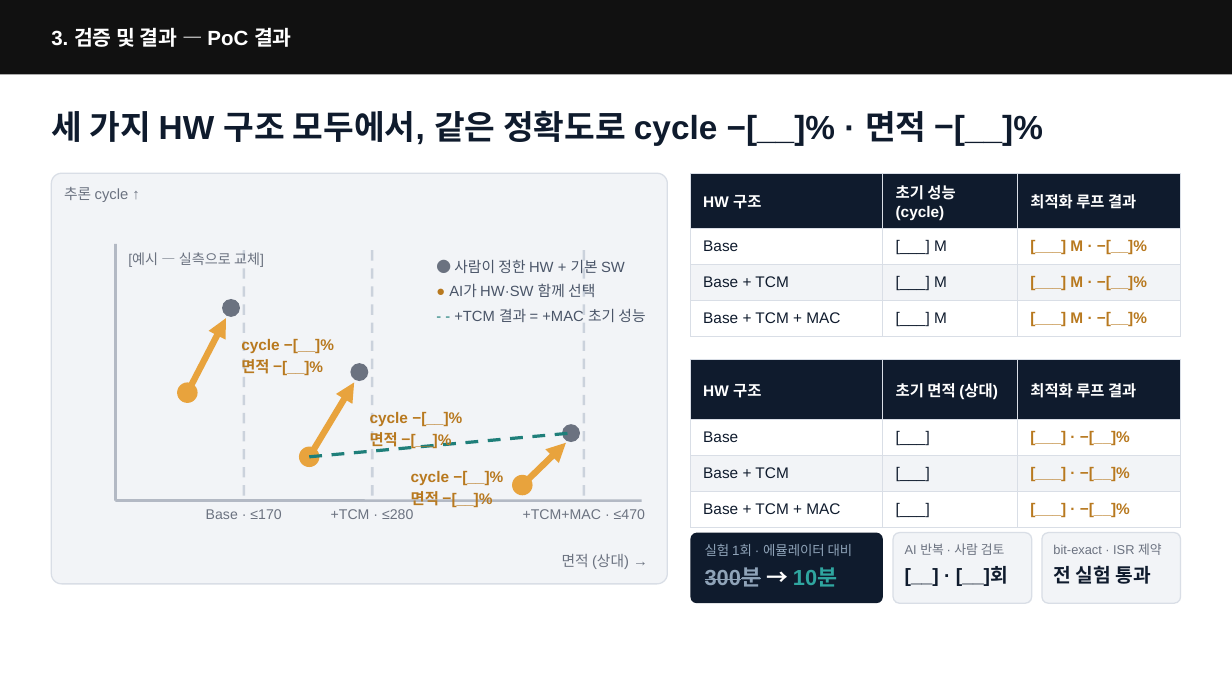
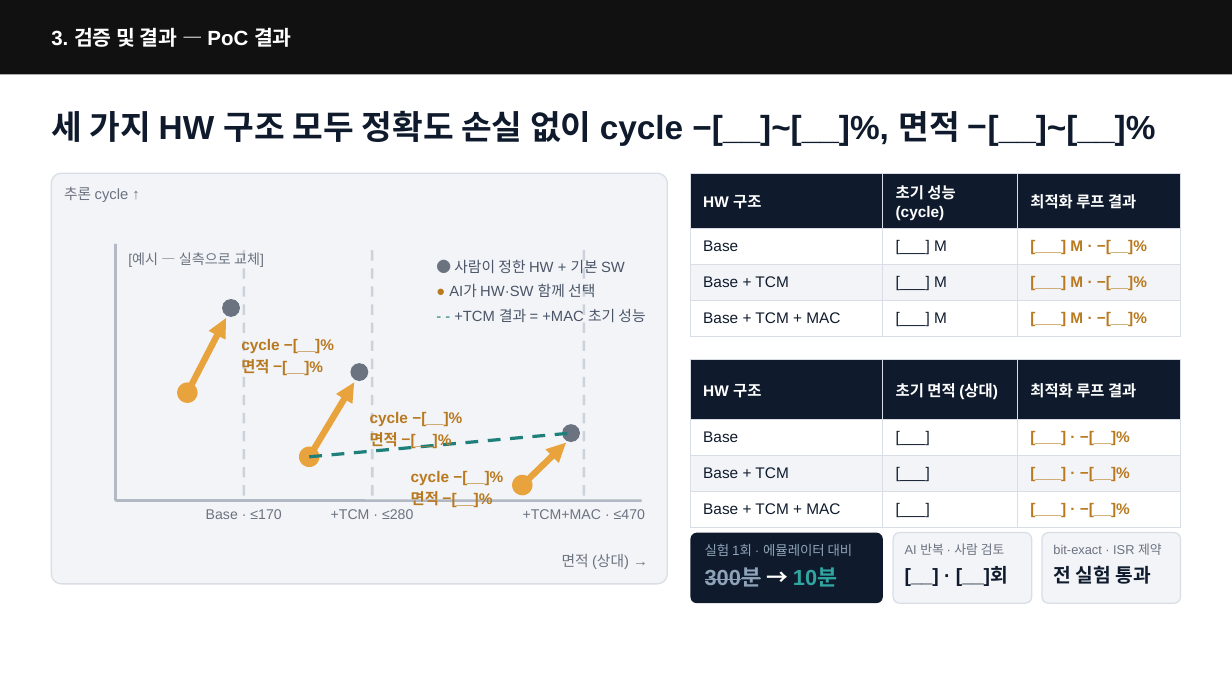
Before and after one commit to tdjung/co_opt_example, a slide deck: slide 10 of docs/presentation/deck_basic_fonts.pptx. Drawn at 1232x693 pixels with LibreOffice and Linux fonts; fonts in the diff are those of the drawing. Boxes give left, top, right and bottom in pixels: in the first picture for what was removed or moved away, otherwise in the second. Text is boxed around its words. In the diff, an @@ line names an element or a change of style, - is before the commit and + after.

```diff
--- a/docs/presentation/deck_basic_fonts.pptx
+++ b/docs/presentation/deck_basic_fonts.pptx
@@ text at (51, 110, 960, 146): text changed @@
-세 가지 HW 구조 모두에서, 같은 정확도로 cycle −[__]% · 면적 −[__]%
+세 가지 HW 구조 모두 정확도 손실 없이 cycle −[__]~[__]%, 면적 −[__]~[__]%
```
Also in this commit, not shown: 5 other files.
